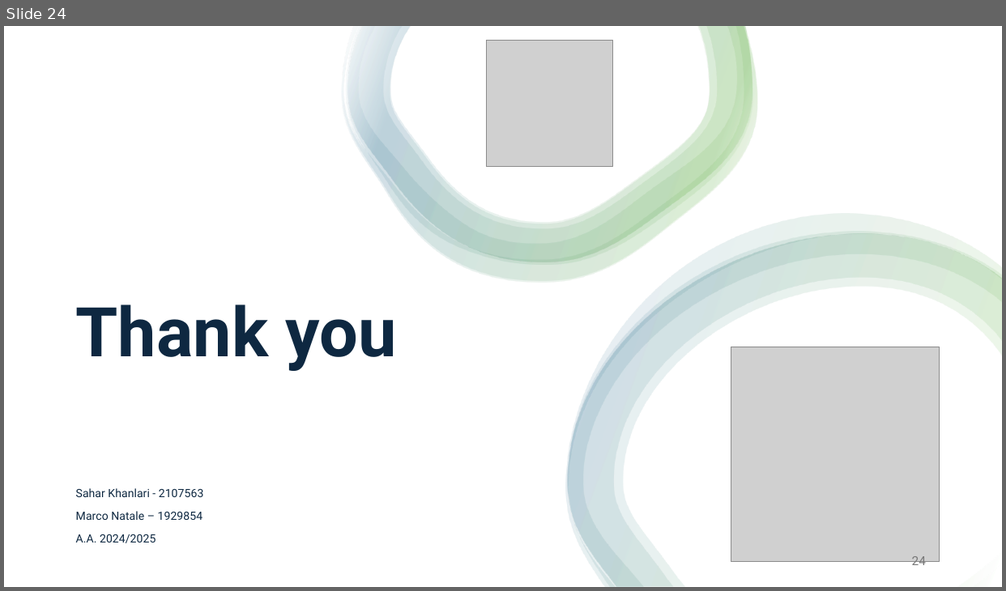
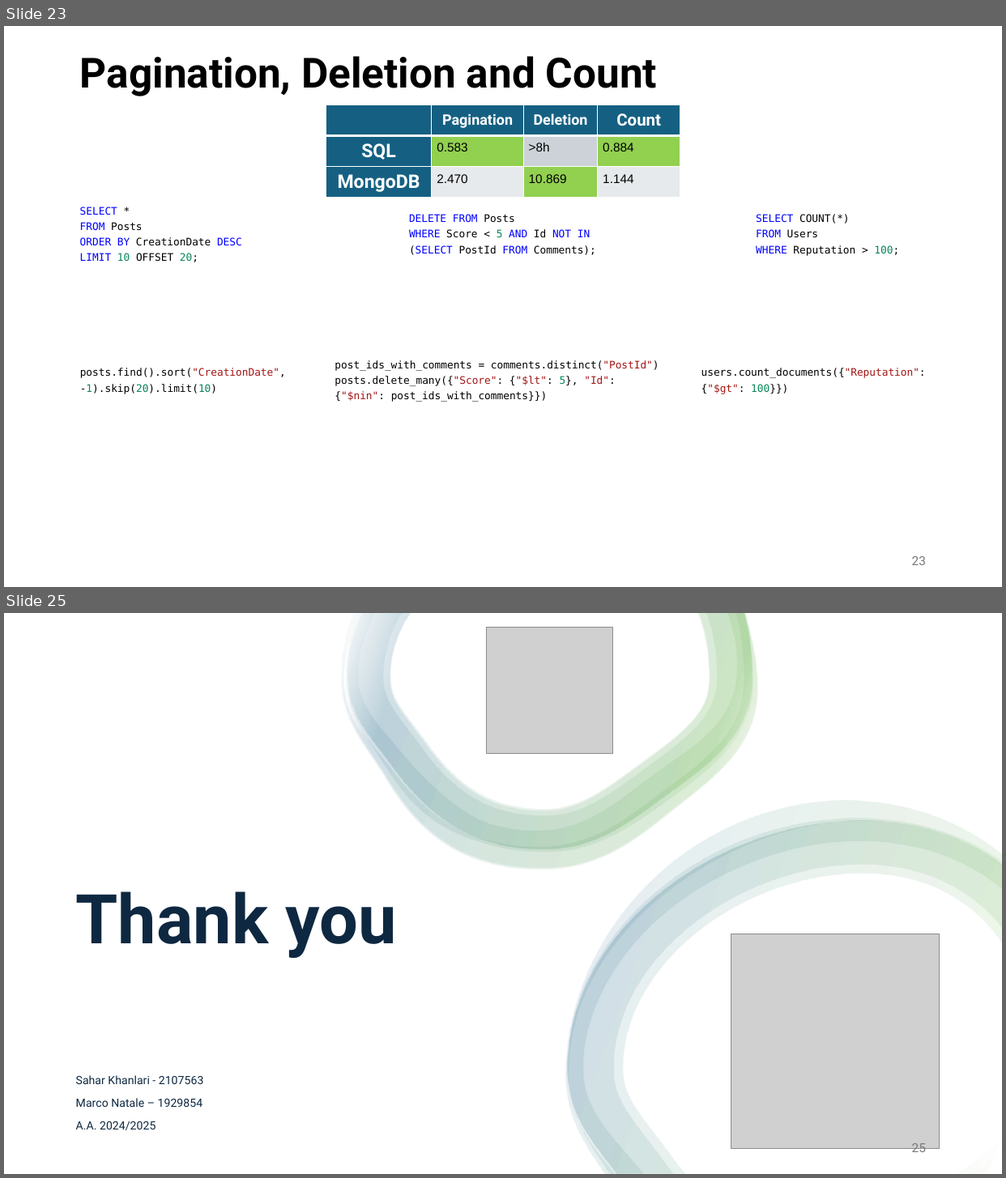
Before and after one commit to skhanlari/DataManagement, a slide deck: Presentation/DM Presentation.pptx. Shown one above the other, each under a label of ours: slide 24 before the commit, slides 23 and 25 after it; the slides between them are not shown. The pictures are 1006x591 and 1006x1178 pixels, drawn with LibreOffice and Linux fonts; fonts in the diff are those of the drawing; grey boxes stand for pictures; background and template pictures are left out. Boxes give left, top, right and bottom in pixels: in the first picture for what was removed or moved away, otherwise in the second. Text is boxed around its words. In the diff, an @@ line names an element or a change of style, - is before the commit and + after.

```diff
--- a/Presentation/DM Presentation.pptx
+++ b/Presentation/DM Presentation.pptx
@@ slide 23 added at (4,26,1002,587), background picture (left out) @@
@@ title added at (80,56,657,96), 40 pt, text #000000, bold @@
+Pagination, Deletion and Count
@@ table added at (326,105,680,198), 3 rows, 4 columns @@
+ | Pagination | Deletion | Count
+SQL | 0.583 | >8h | 0.884
+MongoDB | 2.470 | 10.869 | 1.144
@@ text added at (80,207,242,263), 10 pt, text #0000FF @@
+SELECT *
+FROM Posts
+ORDER BY CreationDate DESC LIMIT 10 OFFSET 20;
@@ text added at (409,214,596,255), 10 pt, text #0000FF @@
+DELETE FROM Posts
+WHERE Score < 5 AND Id NOT IN (SELECT PostId FROM Comments);
@@ text added at (756,214,899,256), 10 pt, text #000000 @@
+SELECT COUNT(*)
+FROM Users
+WHERE Reputation > 100;
@@ text added at (334,361,659,402), 10 pt, text #000000 @@
+post_ids_with_comments = comments.distinct("PostId")
+posts.delete_many({"Score": {"$lt": 5}, "Id": {"$nin": post_ids_with_comments}})
@@ text added at (80,368,286,395), 10 pt, text #000000 @@
+posts.find().sort("CreationDate", -1).skip(20).limit(10)
@@ text added at (701,368,926,395), 10 pt, text #000000 @@
+users.count_documents({"Reputation": {"$gt": 100}})
@@ page number added at (912,557,926,565), 12 pt, text #797979 @@
+23
@@ what was slide 24 is now slide 25 @@
@@ page number at (912,1144,926,1157): text changed @@
-24
+25
```
Also in this commit, not shown: 8 slides changed, 6 other slides added, 1 other file.
